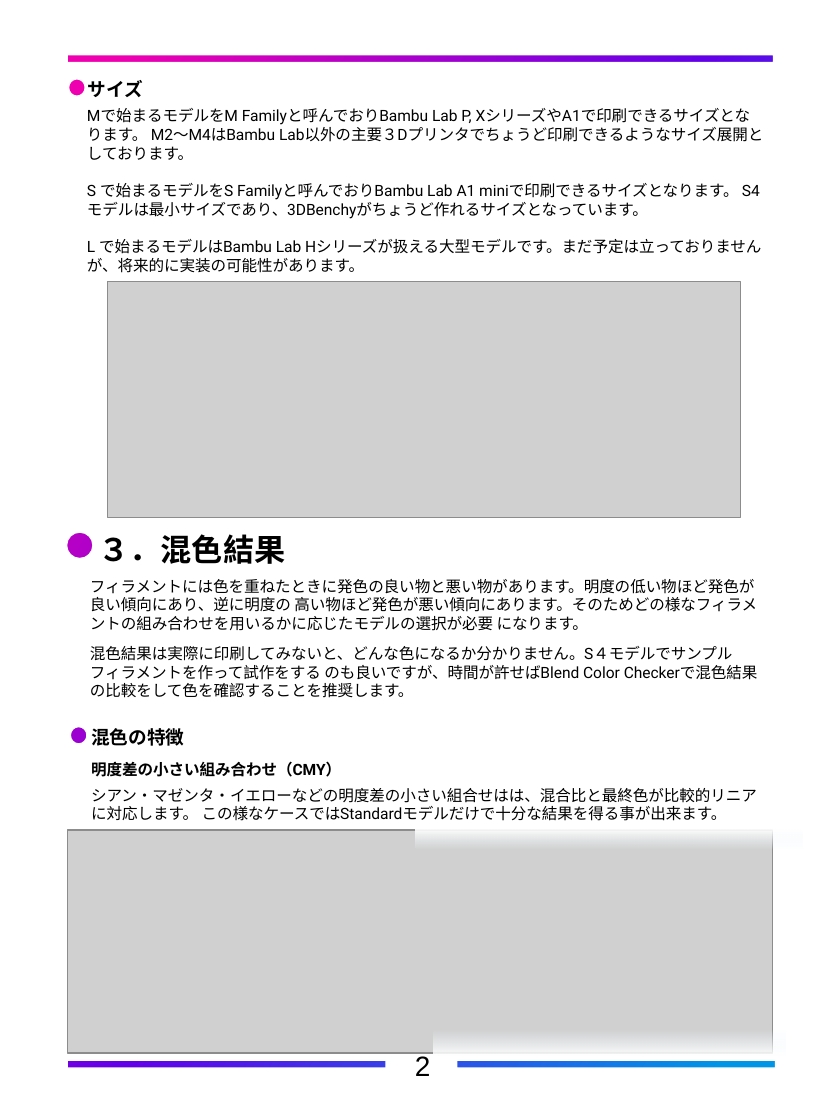
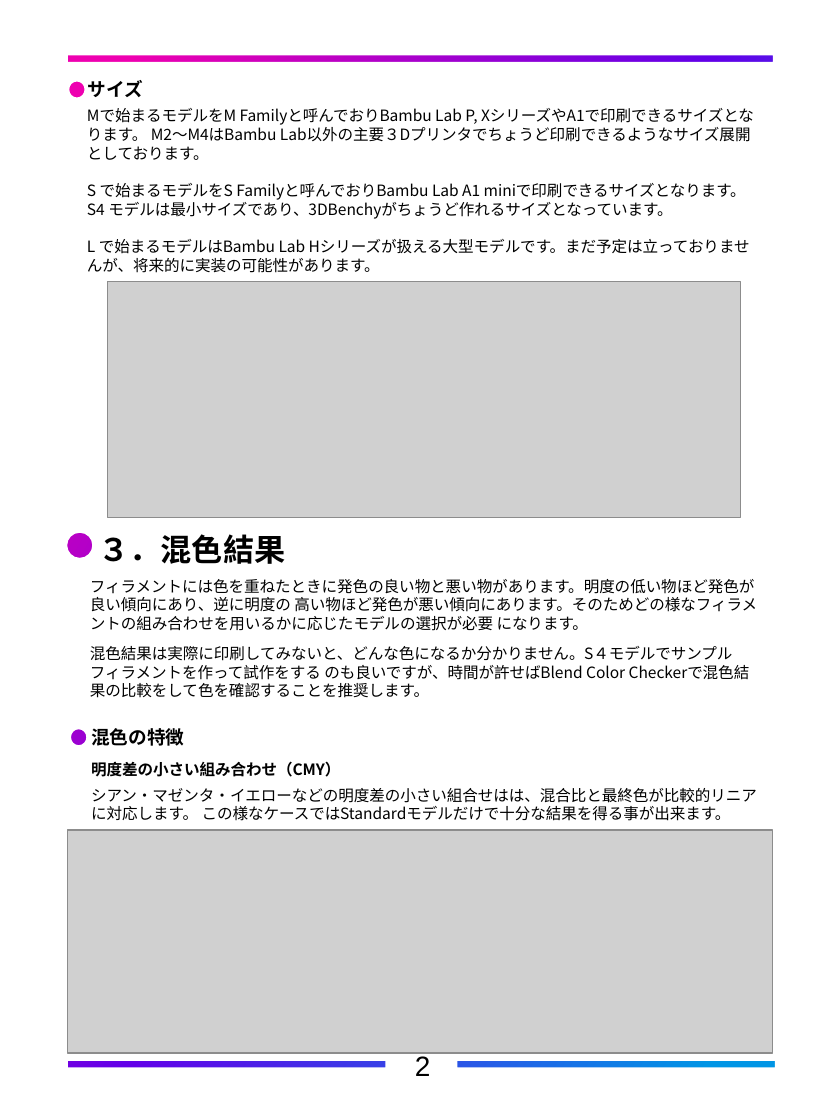
Before and after one commit to FlexChromaHQ/FlexChroma, a slide deck: slide 9 of Documents/Original/FlexChroma_Blend_Filament_JP.pptx. Drawn at 840x1120 pixels with LibreOffice and Linux fonts; fonts in the diff are those of the drawing; grey boxes stand for pictures. Boxes give left, top, right and bottom in pixels: in the first picture for what was removed or moved away, otherwise in the second. Text is boxed around its words. In the diff, an @@ line names an element or a change of style, - is before the commit and + after.

```diff
--- a/Documents/Original/FlexChroma_Blend_Filament_JP.pptx
+++ b/Documents/Original/FlexChroma_Blend_Filament_JP.pptx
@@ freeform shape at [2, 0, 840, 1118]: outline redrawn @@
@@ rectangle: place and size @@
-rectangle at [0, 0, 840, 1120]
+rectangle at [8, 11, 831, 1109]
@@ font Roboto to Noto Sans CJK JP in 4 elements at [90, 579, 757, 698], [88, 80, 143, 97], [87, 108, 750, 273], [91, 728, 757, 821] @@
@@ rectangle removed at [416, 830, 803, 849] @@
@@ rectangle removed at [433, 1030, 785, 1056] @@
```
Also in this commit, not shown: 11 other slides changed, 6 other files.
